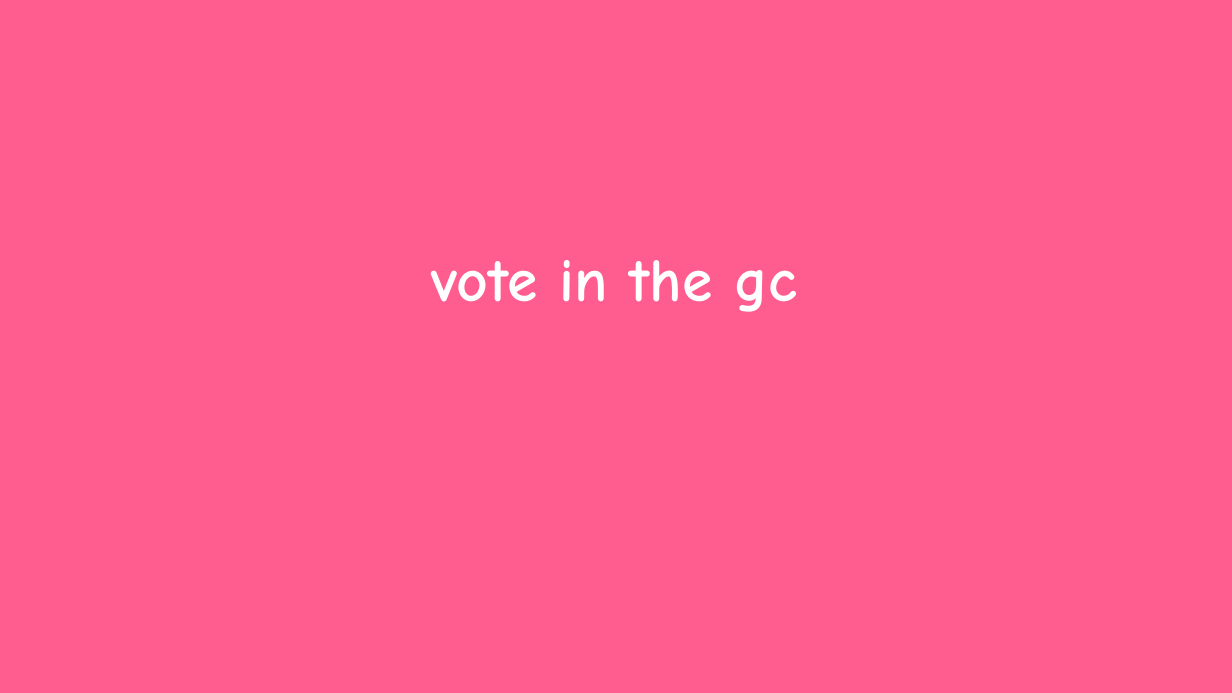
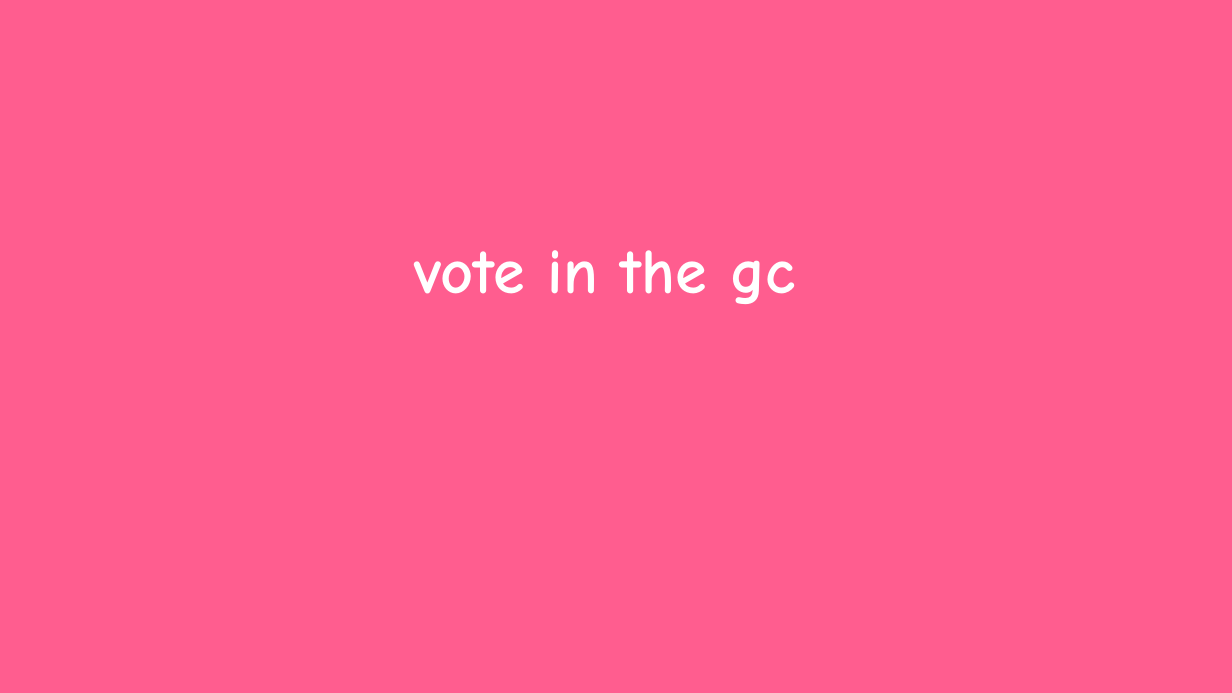
Before and after one commit to guneetsingh097/LisbonDemo, a slide deck: slide 7 of planning-documents/priya-food-and-activity-pitch.pptx. Drawn at 1232x693 pixels with LibreOffice and Linux fonts; fonts in the diff are those of the drawing. Boxes give left, top, right and bottom in pixels: in the first picture for what was removed or moved away, otherwise in the second. Text is boxed around its words. In the diff, an @@ line names an element or a change of style, - is before the commit and + after.

```diff
--- a/planning-documents/priya-food-and-activity-pitch.pptx
+++ b/planning-documents/priya-food-and-activity-pitch.pptx
@@ text "vote in the gc" at (415, 250, 795, 304): size 48 to 50 pt @@
```
Also in this commit, not shown: 5 other slides changed, 1 slide added, 1 slide removed, 9 other files.
